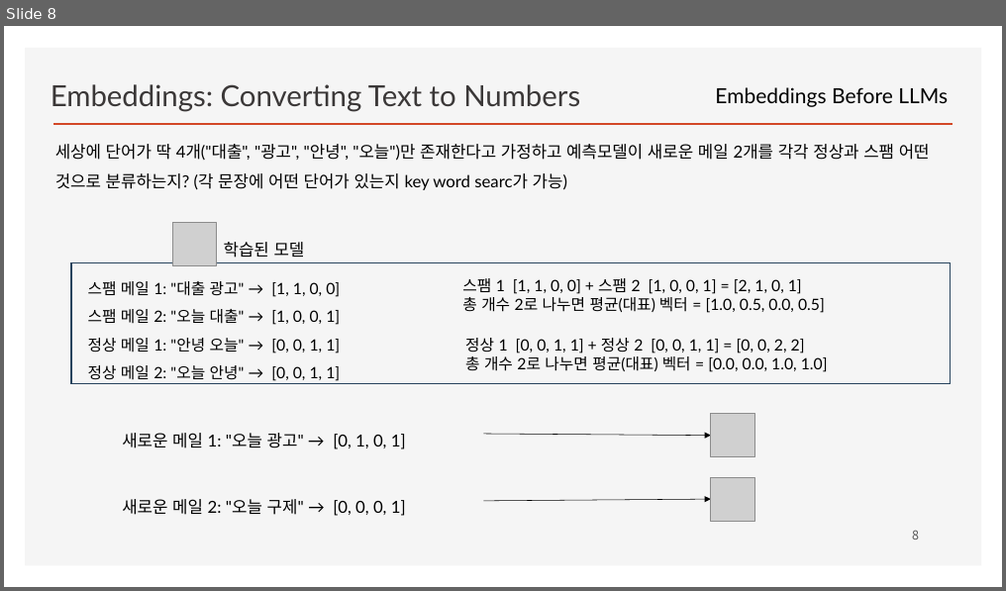
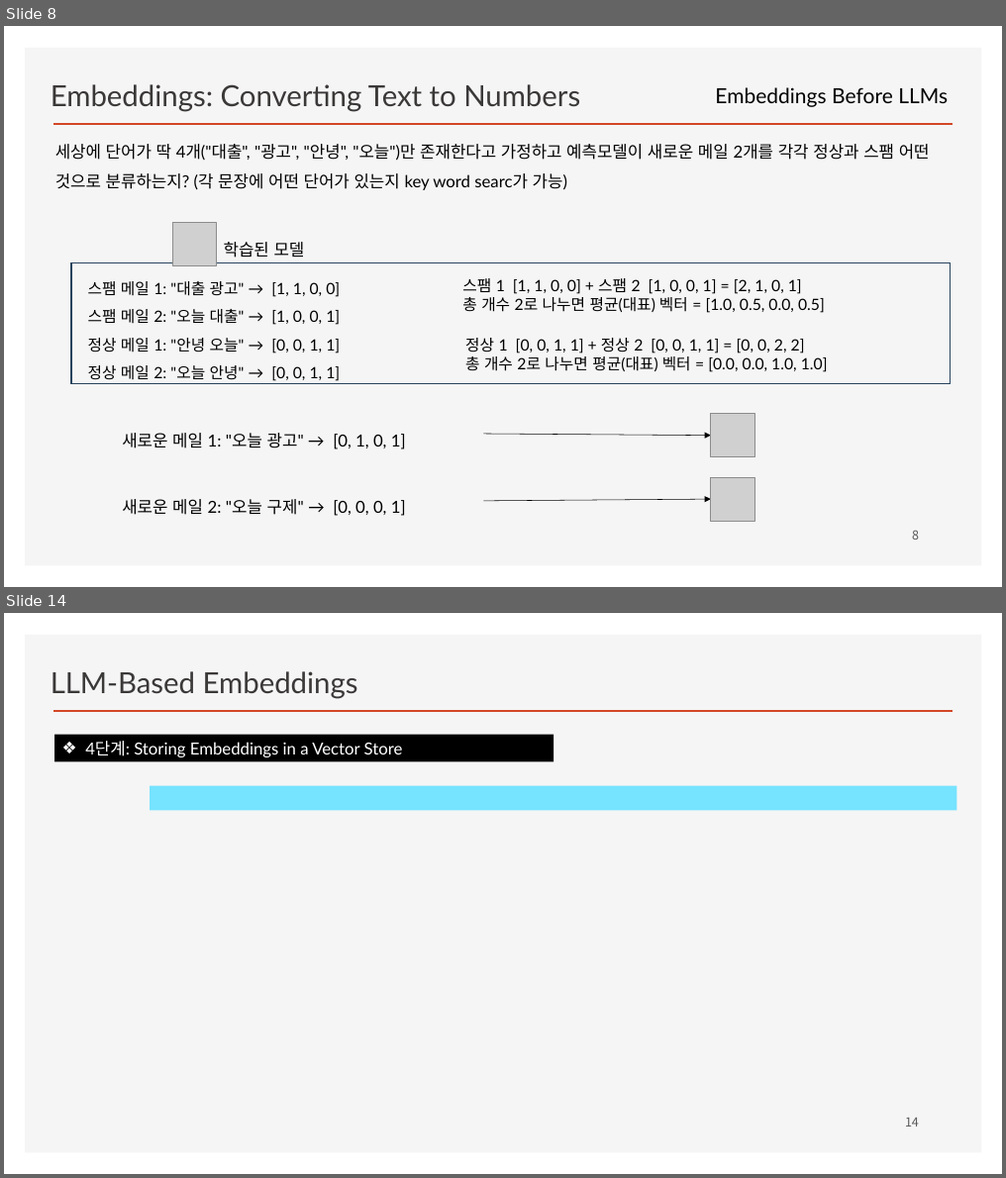
Before and after one commit to ancestor9/2026_Fall_Learning-Langchain-AI-Agent, a slide deck: CHAPTER 2 RAG Part I_Indexing Your Data.pptx. Shown one above the other, each under a label of ours: slide 8 before the commit, slides 8 and 14 after it; the slides between them are not shown. The pictures are 1006x591 and 1006x1178 pixels, drawn with LibreOffice and Linux fonts; fonts in the diff are those of the drawing; grey boxes stand for pictures; background and template pictures are left out. Boxes give left, top, right and bottom in pixels: in the first picture for what was removed or moved away, otherwise in the second. Text is boxed around its words. In the diff, an @@ line names an element or a change of style, - is before the commit and + after.

```diff
--- a/CHAPTER 2 RAG Part I_Indexing Your Data.pptx
+++ b/CHAPTER 2 RAG Part I_Indexing Your Data.pptx
@@ slide 14 added at bbox=[4, 613, 1002, 1174], background #FFFFFF; not listed: 2 template elements that a slide beside it also shows @@
@@ text added at bbox=[51, 671, 358, 698], 28 pt, text #3B3838 @@
+LLM-Based Embeddings
@@ rectangle added at bbox=[54, 735, 554, 761], fill #000000, 16 pt, text #FFFFFF @@
+❖ 4단계: Storing Embeddings in a Vector Store
@@ rectangle added at bbox=[150, 786, 957, 811], fill #76E3FF @@
@@ page number added at bbox=[905, 1118, 919, 1127], 12 pt, text #595959 @@
+14
```
Also in this commit, not shown: 4 slides changed, 4 other slides added.
